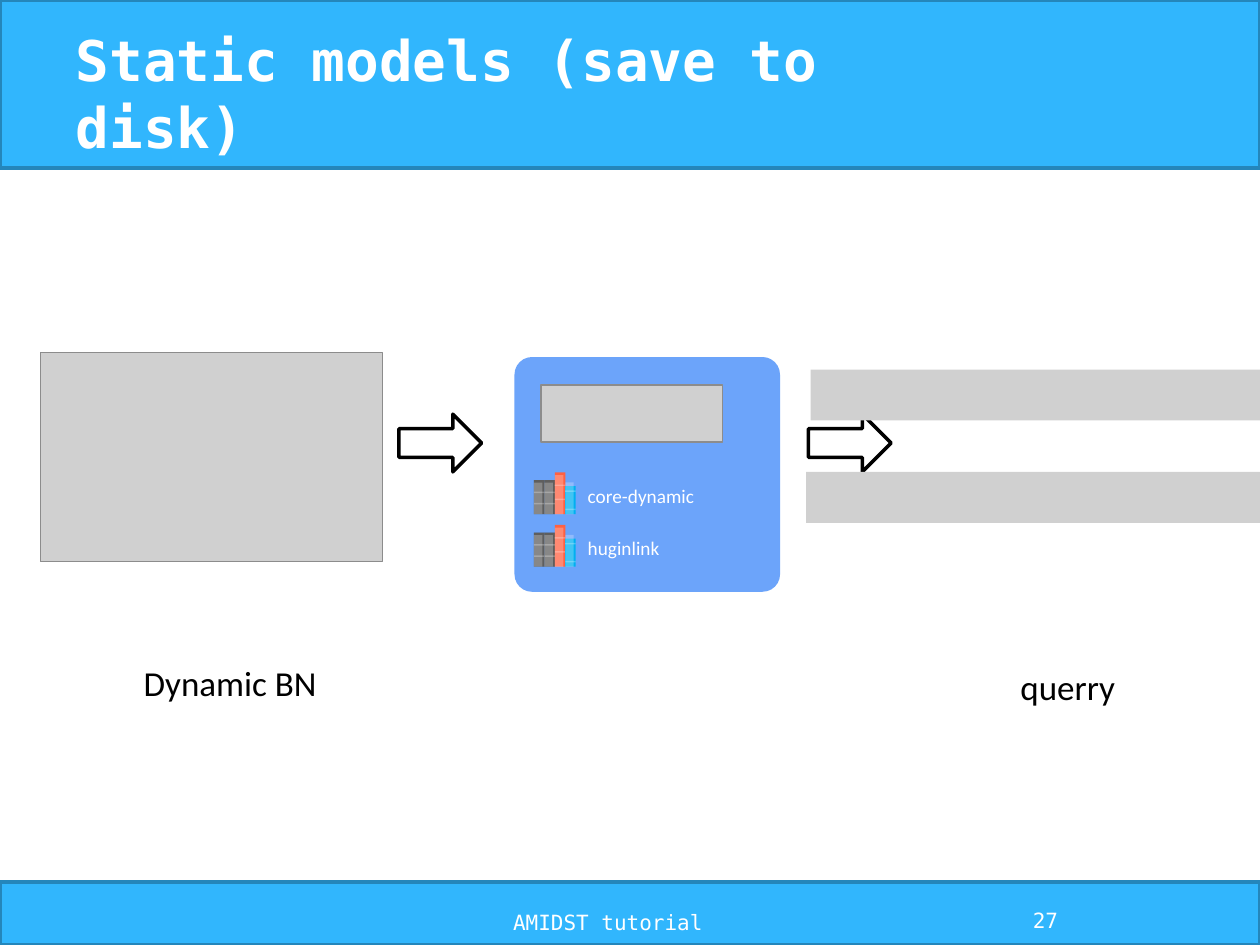
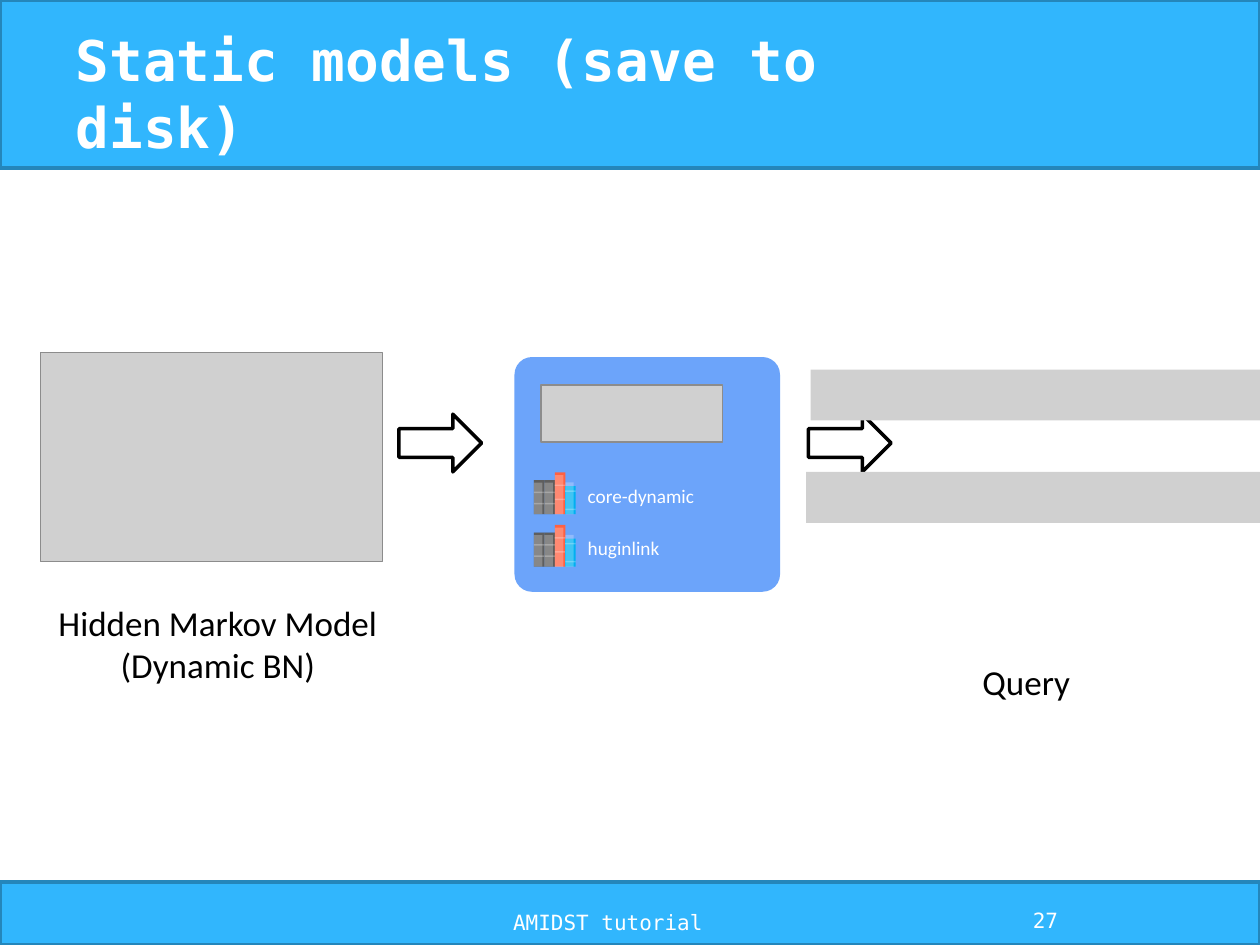
Before and after one commit to amidst/tutorial, a slide deck: slide 27 of doc/slides/AMIDST_slides.pptx. Drawn at 1260x945 pixels with LibreOffice and Linux fonts; fonts in the diff are those of the drawing; grey boxes stand for pictures; background and template pictures are left out. Boxes give left, top, right and bottom in pixels: in the first picture for what was removed or moved away, otherwise in the second. Text is boxed around its words. In the diff, an @@ line names an element or a change of style, - is before the commit and + after.

```diff
--- a/doc/slides/AMIDST_slides.pptx
+++ b/doc/slides/AMIDST_slides.pptx
@@ text at (58,611,377,684): text changed @@
-Dynamic BN
+Hidden Markov Model
+(Dynamic BN)
@@ text at (982,672,1070,701): text changed @@
-querry
+Query
```
Also in this commit, not shown: 10 other slides changed, 6 other files.
